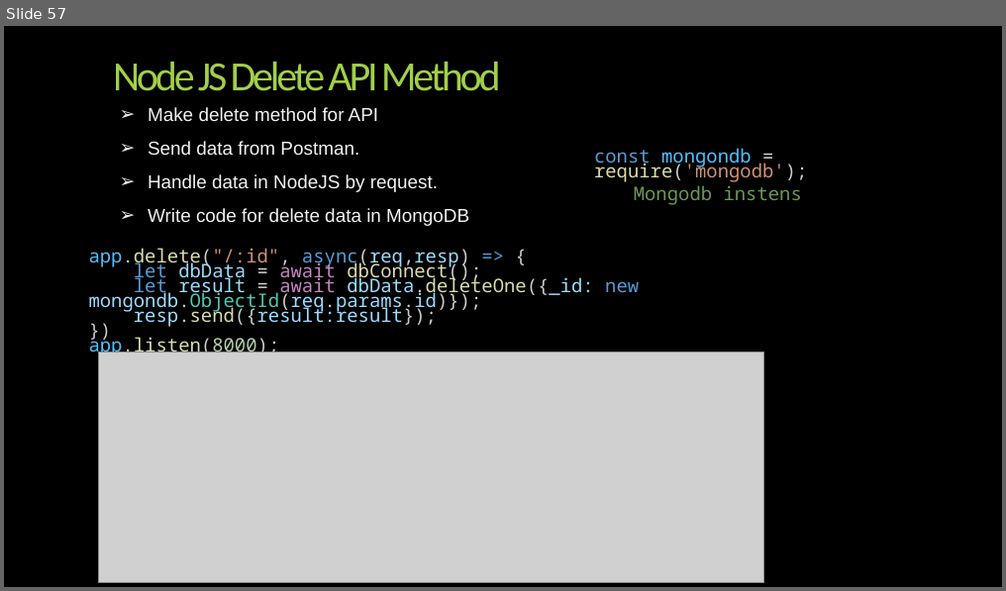
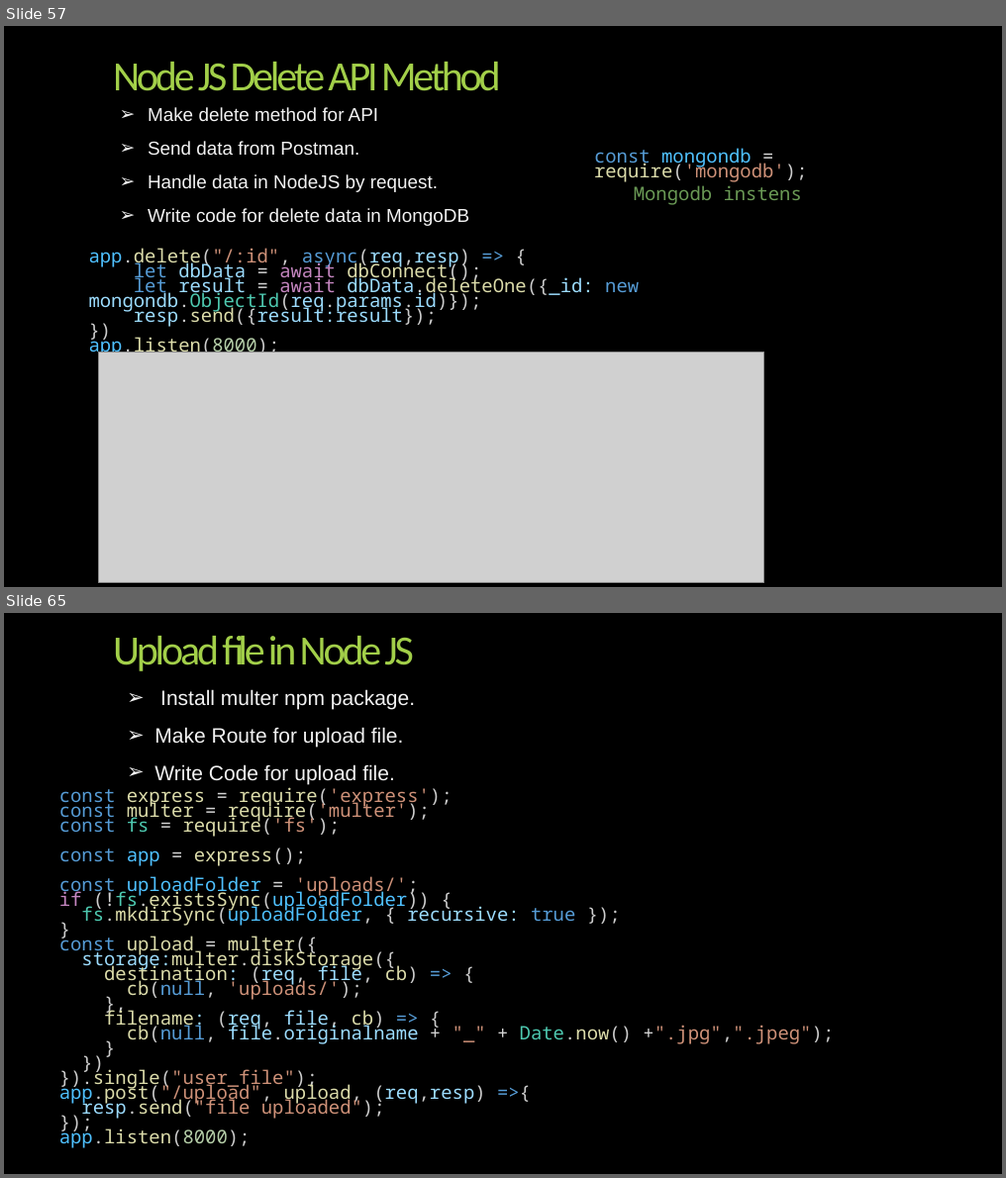
Before and after one commit to Alok2565/nodejs-tut2024, a slide deck: backup_code/NodeJS-full tutorila.pptx. Shown one above the other, each under a label of ours: slide 57 before the commit, slides 57 and 65 after it; the slides between them are not shown. The pictures are 1006x591 and 1006x1178 pixels, drawn with LibreOffice and Linux fonts; fonts in the diff are those of the drawing; grey boxes stand for pictures; background and template pictures are left out. Boxes give left, top, right and bottom in pixels: in the first picture for what was removed or moved away, otherwise in the second. Text is boxed around its words. In the diff, an @@ line names an element or a change of style, - is before the commit and + after.

```diff
--- a/backup_code/NodeJS-full tutorila.pptx
+++ b/backup_code/NodeJS-full tutorila.pptx
@@ slide 65 added at (x1=4, y1=613, x2=1002, y2=1174), background picture (left out) @@
@@ title added at (x1=113, y1=636, x2=414, y2=671), 40 pt, text #A2CF49 @@
+Upload file in Node JS
@@ text added at (x1=154, y1=689, x2=415, y2=784), 20 pt, text #F2F2F2 @@
+➢ Install multer npm package.
+➢ Make Route for upload file.
+➢ Write Code for upload file.
@@ text added at (x1=59, y1=784, x2=834, y2=1149), 18 pt, text #DCDCAA @@
+const express = require('express');
+const multer = require('multer');
+const fs = require('fs');
+const app = express();
+const uploadFolder = 'uploads/';
+if (!fs.existsSync(uploadFolder)) {
+fs.mkdirSync(uploadFolder, { recursive: true });
+}
+const upload = multer({
+storage:multer.diskStorage({
+destination: (req, file, cb) => {
+cb(null, 'uploads/');
+},
+filename: (req, file, cb) => {
+cb(null, file.originalname + "_" + Date.now() +".jpg",".jpeg");
+}
+})
+}).single("user_file");
+app.post("/upload", upload, (req,resp) =>{
+resp.send("file uploaded");
+});
+app.listen(8000);
```
Also in this commit, not shown: 1 slide changed, 16 other slides added, 5 other files.
